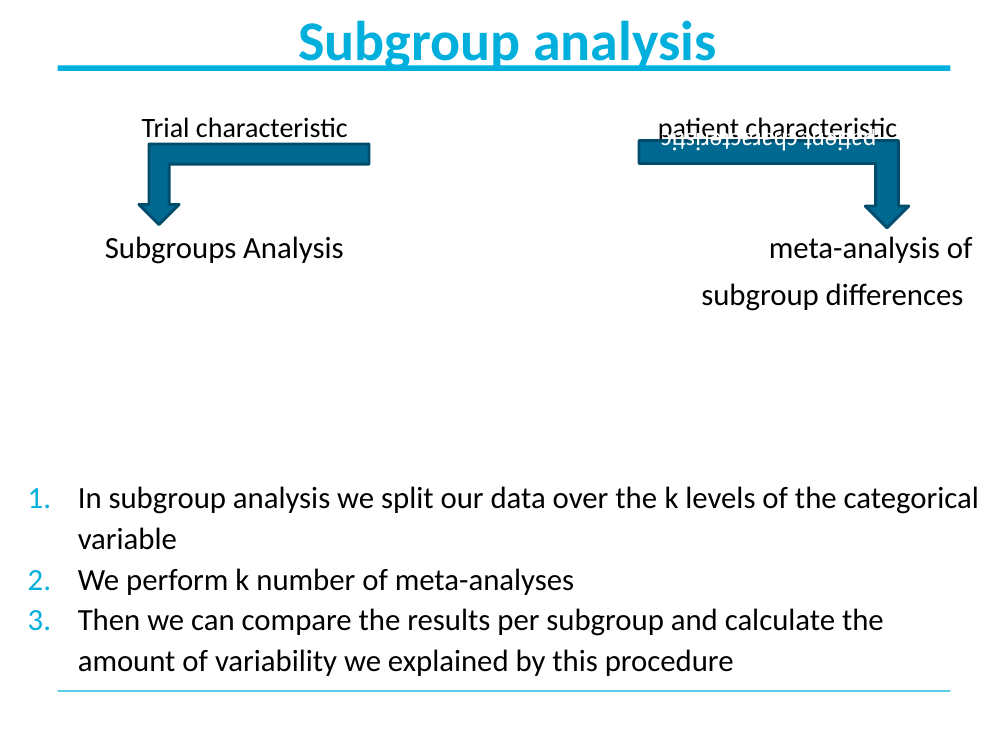
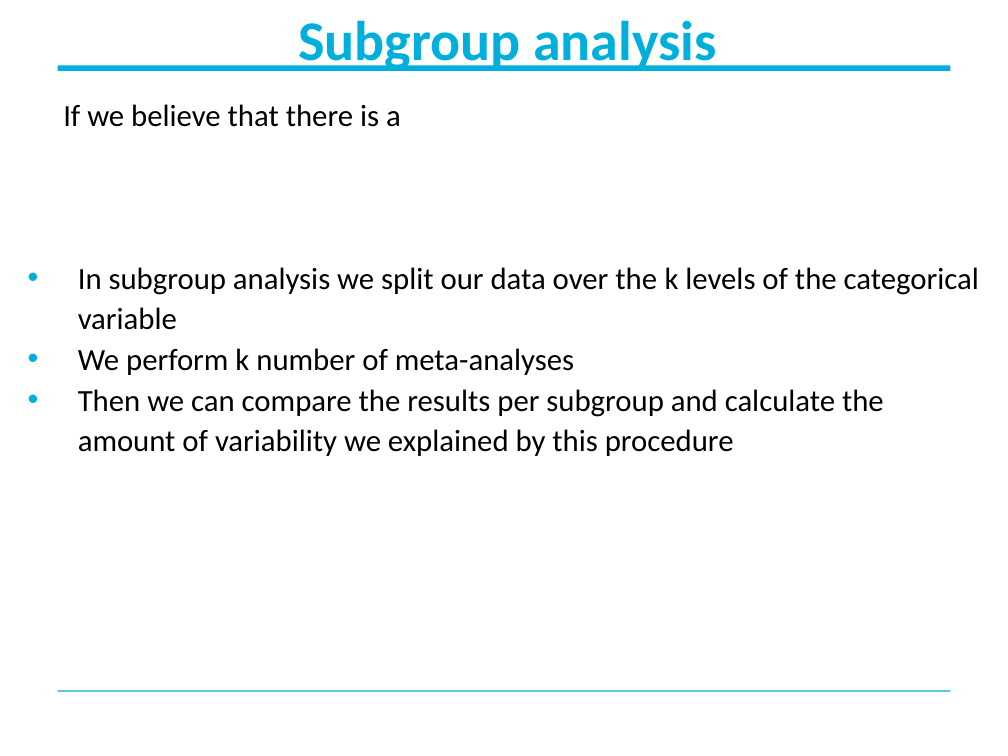
Before and after one commit to Fideborios/meta-analysis, a slide deck: slide 11 of Meta-reg_SA_Heterogeneity.pptx (slide 13 before the commit). Drawn at 1008x756 pixels with LibreOffice and Linux fonts; fonts in the diff are those of the drawing; background and template pictures are left out. Boxes give left, top, right and bottom in pixels: in the first picture for what was removed or moved away, otherwise in the second. Text is boxed around its words. In the diff, an @@ line names an element or a change of style, - is before the commit and + after.

```diff
--- a/Meta-reg_SA_Heterogeneity.pptx
+++ b/Meta-reg_SA_Heterogeneity.pptx
@@ text "If we believe that there ...": place and size @@
-text "If we believe that there ..." at bbox=[78, 117, 979, 676]
+text "If we believe that there ..." at bbox=[63, 104, 979, 456]
@@ text at bbox=[63, 104, 401, 127]: text changed @@
-Trial characteristic patient characteristic
-  Subgroups Analysis meta-analysis of
-                subgroup differences
+  If we believe that there is a
@@ bent up arrow removed at bbox=[139, 144, 369, 225] @@
@@ bent up arrow removed at bbox=[639, 140, 909, 228] @@
-patient characteristic
@@ text at bbox=[78, 267, 979, 456]: bullet 1. to • @@
```
Also in this commit, not shown: 19 other slides changed, 1 slide removed, 13 other files.
